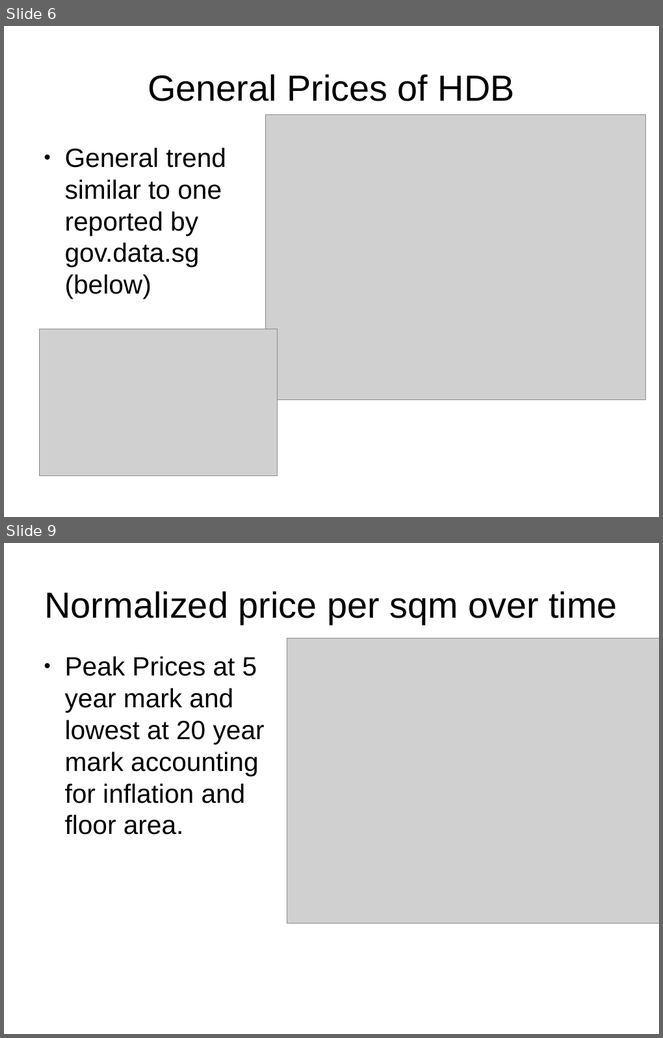
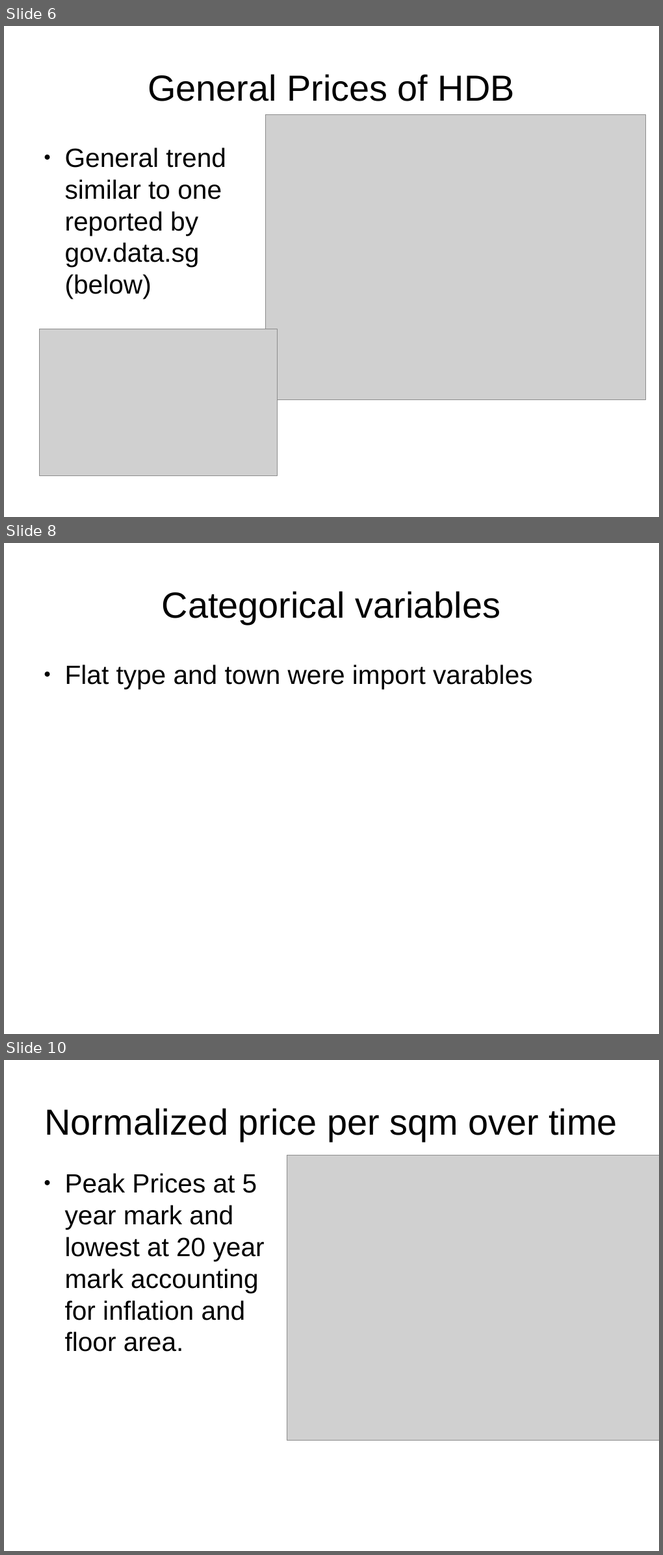
Before and after one commit to leexa90/HDB-prices, a slide deck: presentation.odp. Shown one above the other, each under a label of ours: slides 6 and 9 before the commit, slides 6, 8 and 10 after it; the slides between them are not shown. The pictures are 663x1038 and 663x1555 pixels, drawn with LibreOffice and Linux fonts; fonts in the diff are those of the drawing; grey boxes stand for pictures. Boxes give left, top, right and bottom in pixels: in the first picture for what was removed or moved away, otherwise in the second. Text is boxed around its words. In the diff, an @@ line names an element or a change of style, - is before the commit and + after.

```diff
--- a/presentation.odp
+++ b/presentation.odp
@@ slide 8 added at (4, 543, 659, 1034), background #FFFFFF @@
@@ title added at (162, 591, 501, 624), 44 pt, text #000000 @@
+Categorical variables
@@ text added at (65, 665, 533, 689), 32 pt, text #000000 @@
+● Flat type and town were import varables
@@ what was slide 9 is now slide 10 @@
```
Also in this commit, not shown: 2 slides changed.
